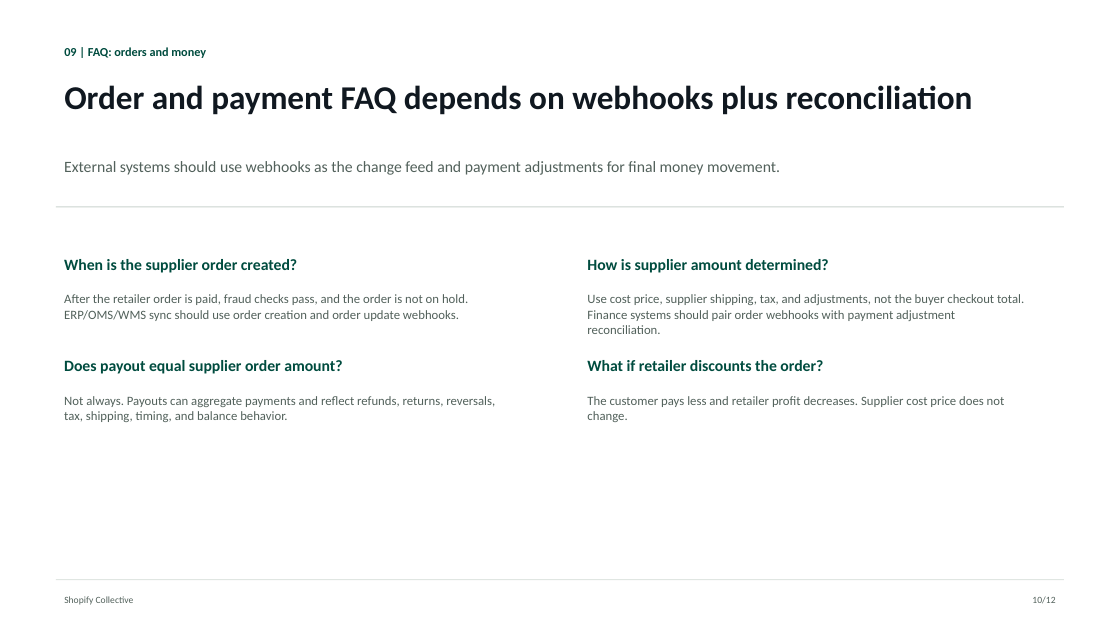
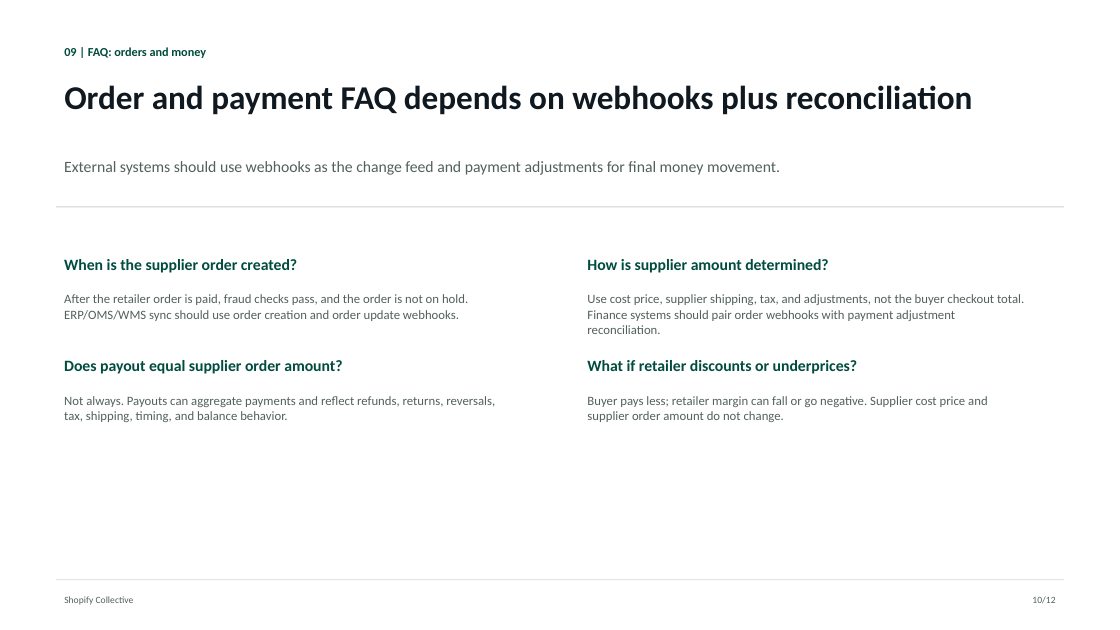
Before and after one commit to shopify-apac-ts/shopify-technical-docs, a slide deck: slide 10 of products/shopify-collective/shopify-collective-architecture.pptx. Drawn at 1120x630 pixels with LibreOffice and Linux fonts; fonts in the diff are those of the drawing. Boxes give left, top, right and bottom in pixels: in the first picture for what was removed or moved away, otherwise in the second. Text is boxed around its words. In the diff, an @@ line names an element or a change of style, - is before the commit and + after.

```diff
--- a/products/shopify-collective/shopify-collective-architecture.pptx
+++ b/products/shopify-collective/shopify-collective-architecture.pptx
@@ text at (x1=587, y1=360, x2=858, y2=374): text changed @@
-What if retailer discounts the order?
+What if retailer discounts or underprices?
@@ text at (x1=587, y1=396, x2=987, y2=422): text changed @@
-The customer pays less and retailer profit decreases. Supplier cost price does not change.
+Buyer pays less; retailer margin can fall or go negative. Supplier cost price and supplier order amount do not change.
```
Also in this commit, not shown: 2 other slides changed, 5 other files.
